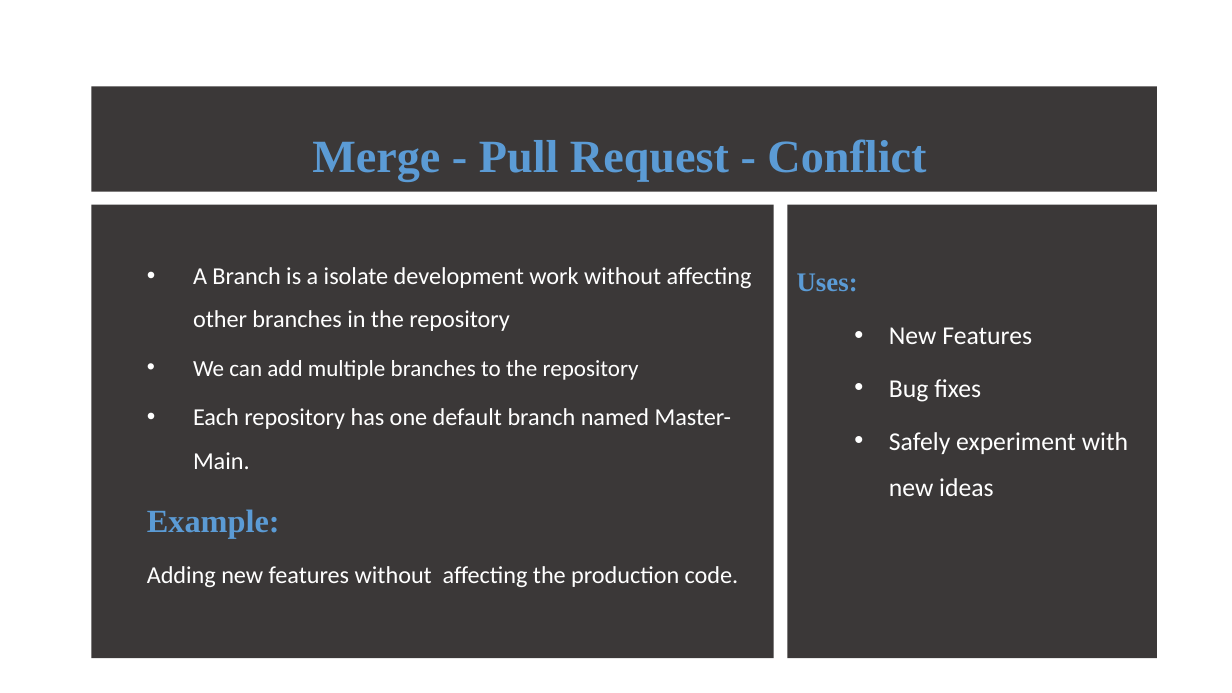
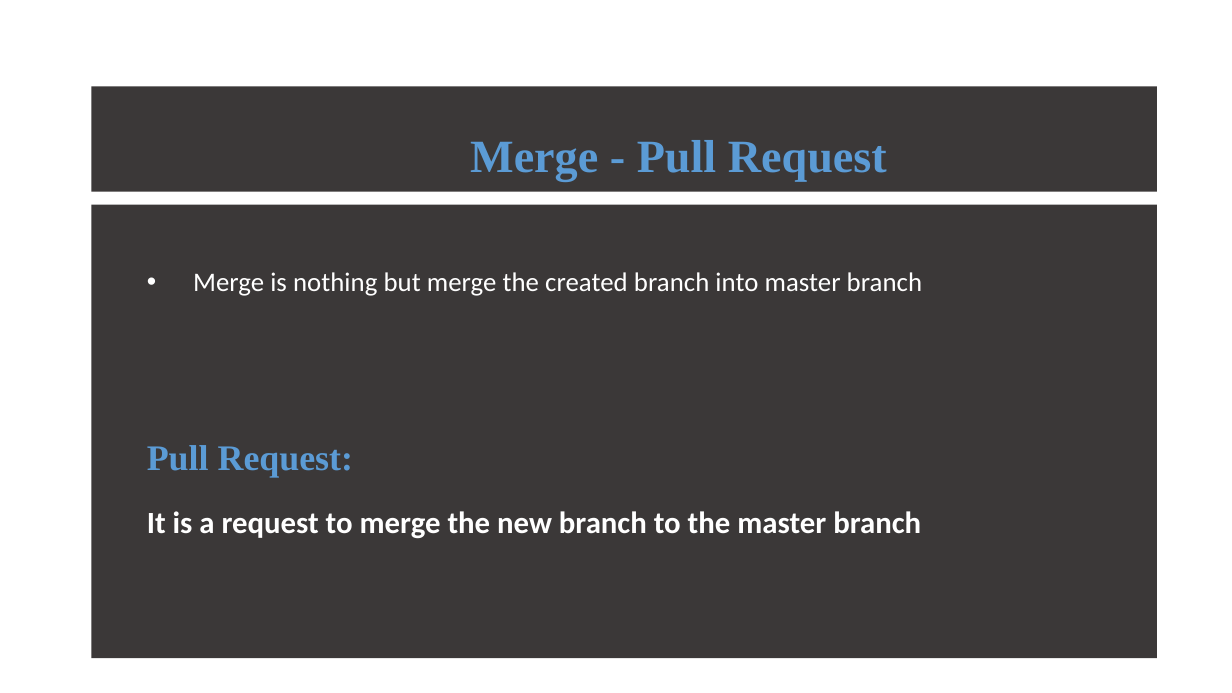
Before and after one commit to ATE186-Murali/PPT, a slide deck: slide 15 of GitHub.pptx. Drawn at 1232x693 pixels with LibreOffice and Linux fonts; fonts in the diff are those of the drawing. Boxes give left, top, right and bottom in pixels: in the first picture for what was removed or moved away, otherwise in the second. Text is boxed around its words. In the diff, an @@ line names an element or a change of style, - is before the commit and + after.

```diff
--- a/GitHub.pptx
+++ b/GitHub.pptx
@@ text in rectangle at (470, 140, 887, 182): text changed @@
-Merge - Pull Request - Conflict
+Merge - Pull Request
@@ subtitle "Merge is nothing but merge ...": place and size @@
-subtitle "Merge is nothing but merge ..." at (91, 205, 774, 659)
+subtitle "Merge is nothing but merge ..." at (91, 205, 1157, 659)
@@ rectangle removed at (787, 205, 1157, 659) @@
-  Uses:
-        • New Features
-        • Bug fixes
-        • Safely experiment with new ideas
@@ subtitle at (147, 272, 922, 538): text changed; size 18.9 to 20.9 pt; bold on @@
-  • A Branch is a isolate development work without affecting other branches in the repository
-  • We can add multiple branches to the repository
-  • Each repository has one default branch named Master-Main.
-  Example:
-  Adding new features without affecting the production code.
+  • Merge is nothing but merge the created branch into master branch
+  Pull Request:
+  It is a request to merge the new branch to the master branch
```
Also in this commit, not shown: 1 other slide changed, 2 slides added.
